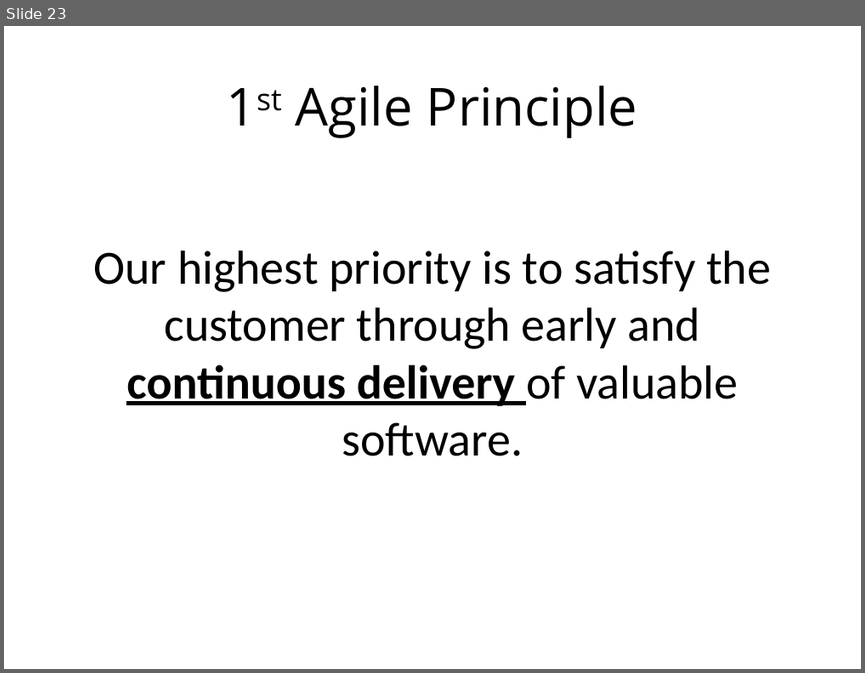
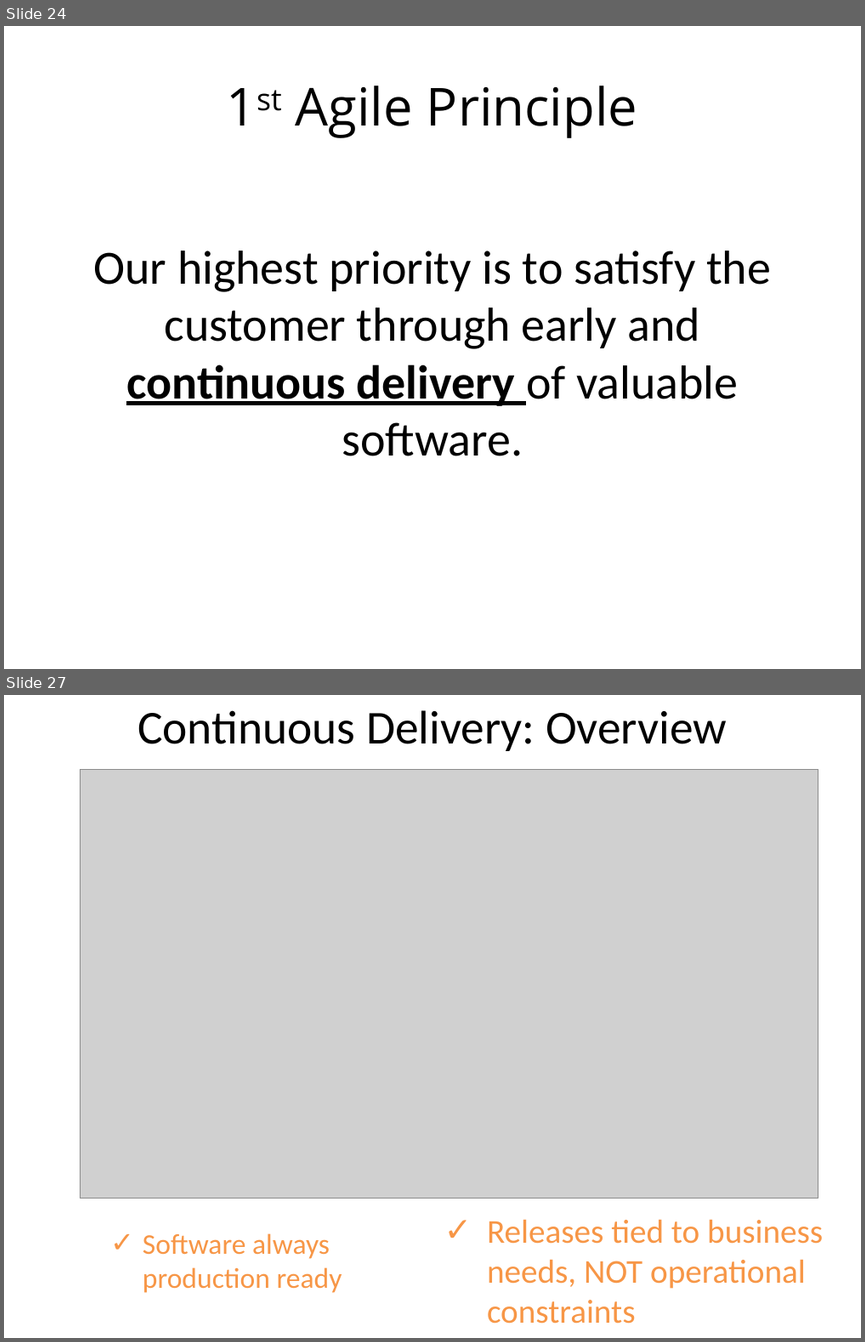
Before and after one commit to browngeek666/DevOpsPres, a slide deck: ALFDevOps.pptx. Shown one above the other, each under a label of ours: slide 23 before the commit, slides 24 and 27 after it; the slides between them are not shown. The pictures are 865x673 and 865x1342 pixels, drawn with LibreOffice and Linux fonts; fonts in the diff are those of the drawing; grey boxes stand for pictures. Boxes give left, top, right and bottom in pixels: in the first picture for what was removed or moved away, otherwise in the second. Text is boxed around its words. In the diff, an @@ line names an element or a change of style, - is before the commit and + after.

```diff
--- a/ALFDevOps.pptx
+++ b/ALFDevOps.pptx
@@ slide 27 added at [4, 695, 861, 1338], background #FFFFFF @@
@@ title added at [137, 710, 726, 751], 39.6 pt, text #000000 @@
+Continuous Delivery: Overview
@@ picture added at [80, 770, 818, 1198] @@
@@ text added at [487, 1219, 823, 1323], 28 pt, text #F79646 @@
+✓ Releases tied to business needs, NOT operational constraints
@@ text added at [143, 1233, 342, 1293], 24 pt, text #F79646 @@
+✓ Software always production ready
@@ what was slide 23 is now slide 24 @@
```
Also in this commit, not shown: 2 slides changed, 15 other slides added.
